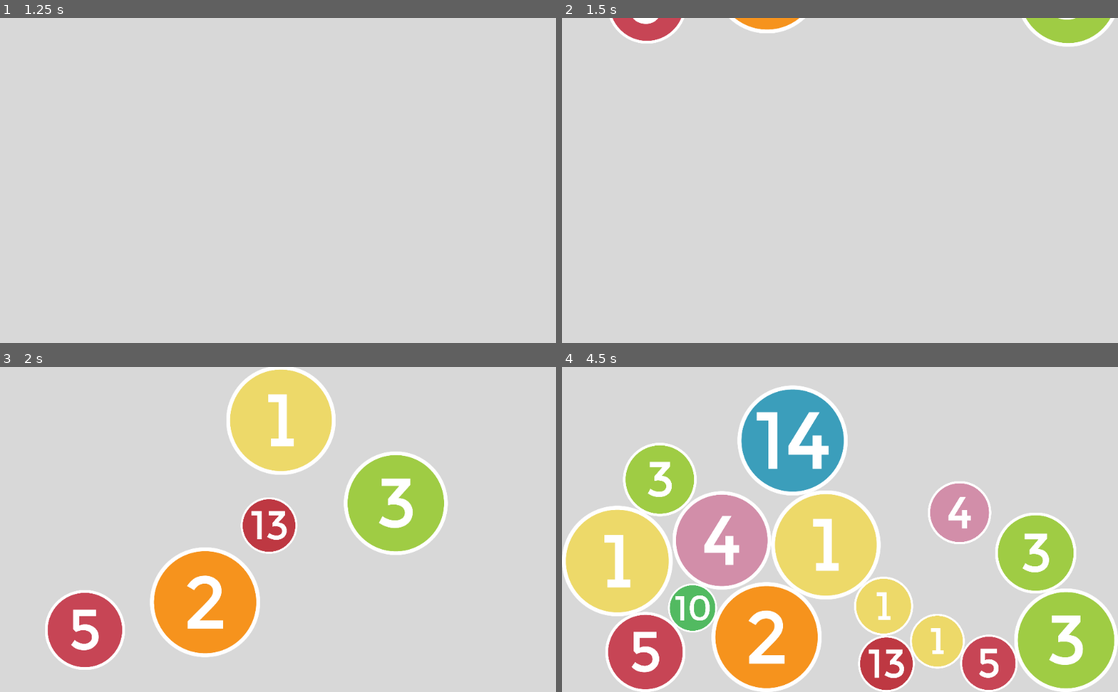
Above: before the commit, frames 1-4 (two rows, left to right).
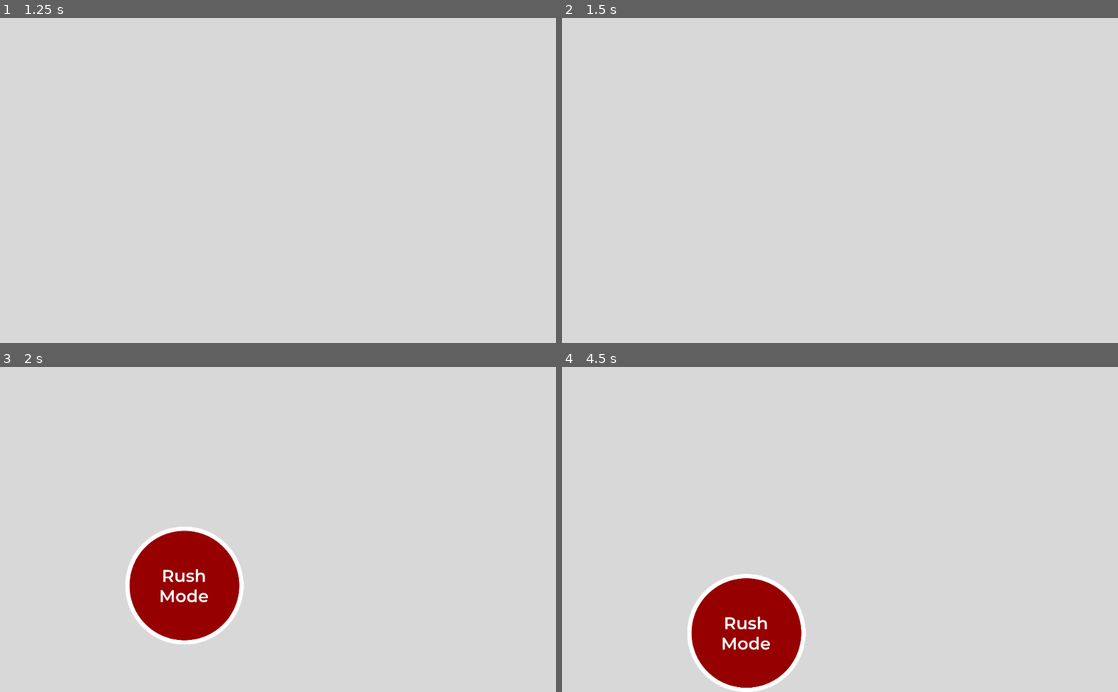
Above: after the commit, the same moments.

Repository: ZaneH/circularis-godot
Game: Godot game, scene res://scenes/Menu.tscn
Two runs of this game, one before a commit and one after it. Both use one fixed random seed, a clock stepped at 60 frames per second and the inputs below. Before the commit the project starts from res://scenes/Game.tscn.
Inputs (mouse positions are in pixels of both pictures, inside the frame that each line leads up to):
- Up to frame 1 (1.25 s): tap Enter at 0.5 s; move the mouse to (400, 164) at 0.52 s; hold . (multi_swipe_down_right) from 0.53 s (still down); hold Middle mouse button (multi_touch) from 0.53 s (still down); click (400, 164) at 0.67 s
- Up to frame 2 (1.5 s): release . (multi_swipe_down_right) at 1.25 s; release Middle mouse button (multi_touch) at 1.25 s; tap Space at 1.25 s; drag from (728, 196) to (812, 245) at 1.27 s
- Up to frame 3 (2 s): no input
- Up to frame 4 (4.5 s): move the mouse to (845, 432) at 2.02 s; hold . (multi_swipe_down_right) 2.03-2.75 s; hold Mouse wheel up (pinch_outward) 2.03-2.75 s; click (845, 432) at 2.17 s; drag from (1017, 640) to (1012, 406) at 2.77 s; drag from (1029, 555) to (928, 627) at 3.52 s; drag from (1012, 477) to (1034, 552) at 4.27 s

Frame 1 is identical in both runs. In frame 2, 2.3% of the frame differs, in the area x 8-100%, y 0-9%; in frame 3, 21%; in frame 4, 47%, in the area x 0-100%, y 5-100%.

Commit message:
Add functional menu

Diff:
--- a/project.godot
+++ b/project.godot
@@ -93,7 +93,7 @@
 [application]
 
 config/name="Circularis"
-run/main_scene="res://scenes/Game.tscn"
+run/main_scene="res://scenes/Menu.tscn"
 config/icon="res://icon.png"
 
 [autoload]
--- a/scenes/Game.tscn
+++ b/scenes/Menu.tscn
@@ -1,44 +1,44 @@
-[gd_scene load_steps=9 format=2]
+[gd_scene load_steps=8 format=2]
 
-[ext_resource path="res://scripts/circle_selection.gd" type="Script" id=1]
+[ext_resource path="res://scripts/main_menu.gd" type="Script" id=1]
 [ext_resource path="res://scripts/screen_bound.gd" type="Script" id=2]
-[ext_resource path="res://scripts/circle_manager.gd" type="Script" id=3]
 
-[sub_resource type="SegmentShape2D" id=3]
+[sub_resource type="SegmentShape2D" id=1]
 a = Vector2( 1024, 0 )
 b = Vector2( 1024, 600 )
 
-[sub_resource type="SegmentShape2D" id=5]
+[sub_resource type="SegmentShape2D" id=2]
 a = Vector2( 1024, 0 )
 b = Vector2( 1424, -400 )
 
-[sub_resource type="SegmentShape2D" id=6]
+[sub_resource type="SegmentShape2D" id=3]
 b = Vector2( -400, -400 )
 
 [sub_resource type="SegmentShape2D" id=4]
 a = Vector2( 0, 600 )
 b = Vector2( 1024, 600 )
 
-[sub_resource type="SegmentShape2D" id=2]
+[sub_resource type="SegmentShape2D" id=5]
 a = Vector2( 0, 600 )
 b = Vector2( 0, 0 )
 
-[node name="Game" type="Node2D"]
+[node name="Menu" type="Node2D"]
+script = ExtResource( 1 )
 
 [node name="Walls" type="StaticBody2D" parent="."]
 
 [node name="Right" type="CollisionShape2D" parent="Walls"]
-shape = SubResource( 3 )
+shape = SubResource( 1 )
 script = ExtResource( 2 )
 is_right = true
 
 [node name="RTopFunnel" type="CollisionShape2D" parent="Walls"]
-shape = SubResource( 5 )
+shape = SubResource( 2 )
 script = ExtResource( 2 )
 is_funnel_top_right = true
 
 [node name="LTopFunnel" type="CollisionShape2D" parent="Walls"]
-shape = SubResource( 6 )
+shape = SubResource( 3 )
 script = ExtResource( 2 )
 is_funnel_top_left = true
 
@@ -48,12 +48,6 @@
 is_bottom = true
 
 [node name="Left" type="CollisionShape2D" parent="Walls"]
-shape = SubResource( 2 )
+shape = SubResource( 5 )
 script = ExtResource( 2 )
 is_left = true
-
-[node name="CircleManager" type="Node" parent="."]
-script = ExtResource( 3 )
-
-[node name="BallSelection" type="Node" parent="CircleManager"]
-script = ExtResource( 1 )
--- /dev/null
+++ b/scenes/Rush.tscn
@@ -0,0 +1,144 @@
+[gd_scene load_steps=11 format=2]
+
+[ext_resource path="res://scripts/circle_manager.gd" type="Script" id=1]
+[ext_resource path="res://scripts/circle_selection.gd" type="Script" id=2]
+[ext_resource path="res://scripts/screen_bound.gd" type="Script" id=3]
+[ext_resource path="res://assets/circ-button.png" type="Texture" id=4]
+[ext_resource path="res://scenes/menu_handler.gd" type="Script" id=5]
+
+[sub_resource type="SegmentShape2D" id=3]
+a = Vector2( 1024, 0 )
+b = Vector2( 1024, 600 )
+
+[sub_resource type="SegmentShape2D" id=5]
+a = Vector2( 1024, 0 )
+b = Vector2( 1424, -400 )
+
+[sub_resource type="SegmentShape2D" id=6]
+b = Vector2( -400, -400 )
+
+[sub_resource type="SegmentShape2D" id=4]
+a = Vector2( 0, 600 )
+b = Vector2( 1024, 600 )
+
+[sub_resource type="SegmentShape2D" id=2]
+a = Vector2( 0, 600 )
+b = Vector2( 0, 0 )
+
+[node name="Game" type="Node2D"]
+
+[node name="Walls" type="StaticBody2D" parent="."]
+
+[node name="Right" type="CollisionShape2D" parent="Walls"]
+shape = SubResource( 3 )
+script = ExtResource( 3 )
+is_right = true
+
+[node name="RTopFunnel" type="CollisionShape2D" parent="Walls"]
+shape = SubResource( 5 )
+script = ExtResource( 3 )
+is_funnel_top_right = true
+
+[node name="LTopFunnel" type="CollisionShape2D" parent="Walls"]
+shape = SubResource( 6 )
+script = ExtResource( 3 )
+is_funnel_top_left = true
+
+[node name="Bottom" type="CollisionShape2D" parent="Walls"]
+shape = SubResource( 4 )
+script = ExtResource( 3 )
+is_bottom = true
+
+[node name="Left" type="CollisionShape2D" parent="Walls"]
+shape = SubResource( 2 )
+script = ExtResource( 3 )
+is_left = true
+
+[node name="CircleManager" type="Node" parent="."]
+script = ExtResource( 1 )
+
+[node name="BallSelection" type="Node" parent="CircleManager"]
+script = ExtResource( 2 )
+
+[node name="CanvasLayer" type="CanvasLayer" parent="."]
+
+[node name="HBoxContainer" type="HBoxContainer" parent="CanvasLayer"]
+anchor_right = 1.0
+
+[node name="Menu" type="MarginContainer" parent="CanvasLayer/HBoxContainer"]
+margin_right = 116.0
+margin_bottom = 60.0
+custom_constants/margin_right = 20
+custom_constants/margin_top = 10
+custom_constants/margin_left = 20
+custom_constants/margin_bottom = 10
+
+[node name="NinePatchRect" type="NinePatchRect" parent="CanvasLayer/HBoxContainer/Menu"]
+margin_left = 20.0
+margin_top = 10.0
+margin_right = 96.0
+margin_bottom = 50.0
+texture = ExtResource( 4 )
+patch_margin_left = 20
+patch_margin_top = 20
+patch_margin_right = 20
+patch_margin_bottom = 20
+
+[node name="MarginContainer" type="MarginContainer" parent="CanvasLayer/HBoxContainer/Menu"]
+margin_left = 20.0
+margin_top = 10.0
+margin_right = 96.0
+margin_bottom = 50.0
+custom_constants/margin_right = 20
+custom_constants/margin_left = 20
+
+[node name="Label" type="Label" parent="CanvasLayer/HBoxContainer/Menu/MarginContainer"]
+margin_left = 20.0
+margin_top = 13.0
+margin_right = 56.0
+margin_bottom = 27.0
+text = "Menu"
+align = 1
+valign = 1
+
+[node name="More" type="MarginContainer" parent="CanvasLayer/HBoxContainer"]
+margin_left = 120.0
+margin_right = 233.0
+margin_bottom = 60.0
+custom_constants/margin_right = 20
+custom_constants/margin_top = 10
+custom_constants/margin_left = 20
+custom_constants/margin_bottom = 10
+
+[node name="NinePatchRect" type="NinePatchRect" parent="CanvasLayer/HBoxContainer/More"]
+margin_left = 20.0
+margin_top = 10.0
+margin_right = 93.0
+margin_bottom = 50.0
+texture = ExtResource( 4 )
+patch_margin_left = 20
+patch_margin_top = 20
+patch_margin_right = 20
+patch_margin_bottom = 20
+
+[node name="MarginContainer" type="MarginContainer" parent="CanvasLayer/HBoxContainer/More"]
+margin_left = 20.0
+margin_top = 10.0
+margin_right = 93.0
+margin_bottom = 50.0
+custom_constants/margin_right = 20
+custom_constants/margin_left = 20
+
+[node name="Label" type="Label" parent="CanvasLayer/HBoxContainer/More/MarginContainer"]
+margin_left = 20.0
+margin_top = 13.0
+margin_right = 53.0
+margin_bottom = 27.0
+text = "More"
+align = 1
+valign = 1
+
+[node name="MenuHandler" type="Node" parent="."]
+script = ExtResource( 5 )
+
+[connection signal="gui_input" from="CanvasLayer/HBoxContainer/Menu/MarginContainer" to="MenuHandler" method="_on_MarginContainer_gui_input"]
--- /dev/null
+++ b/scenes/menu_handler.gd
@@ -0,0 +1,7 @@
+extends Node
+
+func _on_MarginContainer_gui_input(event):
+	if (event is InputEventMouseButton and
+		event.button_index == BUTTON_LEFT and
+		event.is_pressed()):
+		get_tree	().change_scene("res://scenes/Menu.tscn")
--- a/scripts/circle.gd
+++ b/scripts/circle.gd
@@ -9,6 +9,7 @@
 
 var _scale
 var velocity = Vector2.ZERO
+var mobile_scaling = true
 
 var GRAVITY = 9.8
 
@@ -17,30 +18,38 @@
 func _ready():
 	rng.randomize()
 
-	set_appropriate_scale()
-
-	var sprite: Sprite = get_node("Sprite")
-	var texture = load("res://assets/circles/%dball.png" % number)
-
-	update_children_scales()
-
-	var touch_collider = $Collider.duplicate()
-	$TouchArea.add_child(touch_collider)
-
-	sprite.texture = texture
-
 	var mat = ShaderMaterial.new()
 
+	# outline for circle selection
 	mat.shader = OutlineShader.duplicate()
 	mat.set_shader_param("color", Color.greenyellow)
 	mat.set_shader_param("width", 0)
 	mat.set_shader_param("inside", true)
 	self.get_node("Sprite").material = mat
 
+	var touch_collider = $Collider.duplicate()
+	$TouchArea.add_child(touch_collider)
+
+	if (mobile_scaling):
+		set_appropriate_scale()
+
+func load_number_texture():
+	var sprite = get_node("Sprite")
+	var texture = load("res://assets/circles/%dball.png" % number)
+	sprite.texture = texture
+
+func load_custom_texture(image_texture: Texture):
+	var sprite = get_node("Sprite")
+	sprite.texture = image_texture
+
 func update_children_scales():
 	set_scale(Vector2(_scale, _scale))
 	$Collider.scale = Vector2(_scale, _scale)
 	$Sprite.scale = Vector2(_scale, _scale)
+
+func set_custom_scale(scale: float):
+	_scale = scale
+	update_children_scales()
 
 func set_appropriate_scale():
 	var view_size = get_viewport().size
--- a/scripts/circle_manager.gd
+++ b/scripts/circle_manager.gd
@@ -9,7 +9,7 @@
 var spawn_limit = 15
 var circles = []
 
-onready var circle_1 = preload("res://scenes/Circle1.tscn")
+onready var Circle1 = preload("res://scenes/Circle1.tscn")
 
 func _ready():
 	rng.randomize()
@@ -45,7 +45,7 @@
 func create_circle(number: int):
 	var view_size = get_viewport().size
 
-	var new_circle = circle_1.instance() as CircleNumber
+	var new_circle = Circle1.instance() as CircleNumber
 
 	new_circle.number = number
 	new_circle.position = Vector2(
@@ -53,6 +53,8 @@
 		rng.randf_range(MIN_HEIGHT_TO_DROP, MAX_HEIGHT_TO_DROP)
 	)
 
+	new_circle.load_number_texture()
+
 	new_circle.connect("circle_pressed", $BallSelection, "_handle_circle_pressed")
 
 	add_child(new_circle)
--- /dev/null
+++ b/scripts/main_menu.gd
@@ -0,0 +1,34 @@
+extends Node2D
+
+var rng = RandomNumberGenerator.new()
+
+var MIN_HEIGHT_TO_DROP = -800
+var MAX_HEIGHT_TO_DROP = -200
+
+onready var Circle1 = preload("res://scenes/Circle1.tscn")
+
+func _ready():
+	var view_size = get_viewport().size
+	rng.randomize()
+
+	var play_rush = Circle1.instance() as CircleNumber
+	var texture = load("res://assets/menu_circles/rush_mode.png")
+	play_rush.number = 1
+	play_rush.load_custom_texture(texture)
+	play_rush.mobile_scaling = false
+	play_rush.set_custom_scale(0.66)
+	play_rush.position = Vector2(
+		rng.randf_range(0, view_size.x),
+		rng.randf_range(MIN_HEIGHT_TO_DROP, MAX_HEIGHT_TO_DROP)
+	)
+
+	play_rush.connect("circle_pressed", self, "_handle_menu_pressed")
+
+	add_child(play_rush)
+
+func _handle_menu_pressed(circle: CircleNumber):
+	# Rush mode
+	if (circle.number == 1):
+		get_tree().change_scene("res://scenes/Rush.tscn")
+	else:
+		print("no")
Binary file added: assets/circ-button.png
Not shown, added: assets/circ-button.png.import
Binary file added: assets/menu_circles/rush_mode.png
Not shown, added: assets/menu_circles/rush_mode.png.import
